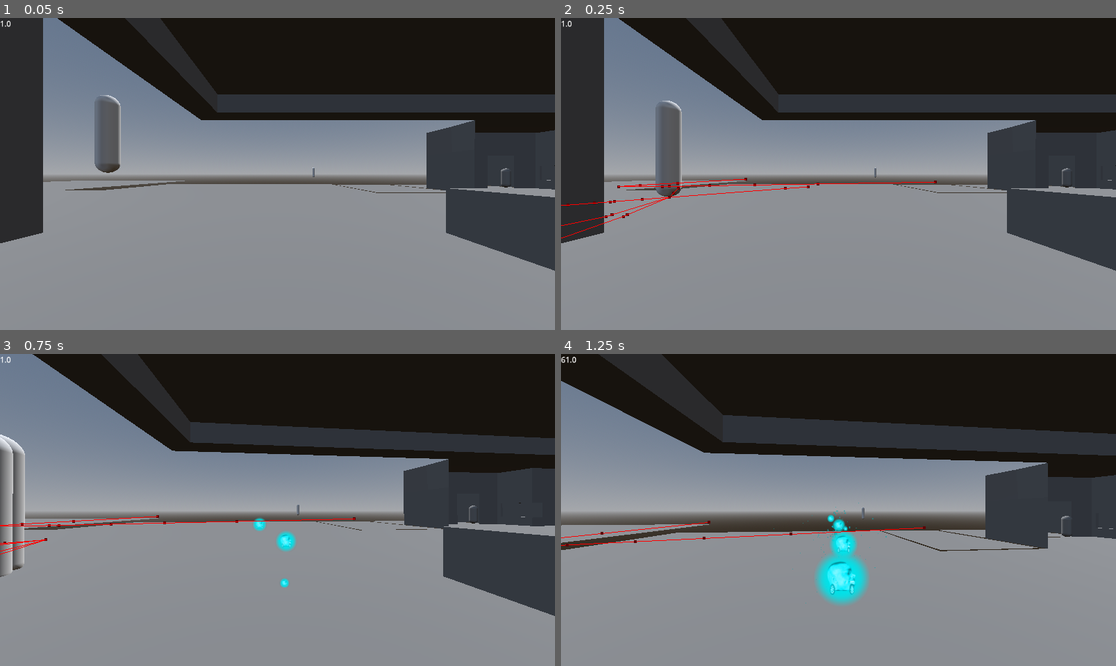
Above: before the commit, frames 1-4 (two rows, left to right).
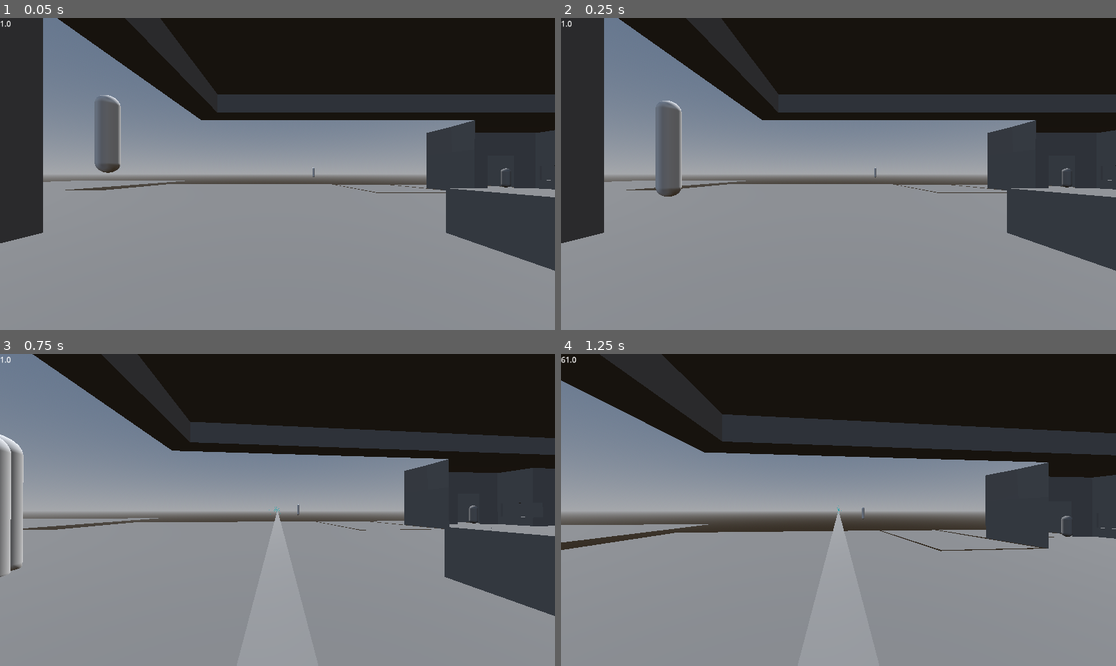
Above: after the commit, the same moments.

Repository: mFieldHouses/phase-two-the-dre-files
Game: Godot game, scene res://scenes/base_scene.tscn
Same seed, same stepped clock (60 frames per second), same inputs: the game is played once before the commit and once after it.
Inputs (mouse positions are in pixels of both pictures, inside the frame that each line leads up to):
- Up to frame 1 (0.05 s): no input
- Up to frame 2 (0.25 s): no input
- Up to frame 3 (0.75 s): move the mouse to (305, 510) at 0.52 s; press the mouse at (305, 510) at 0.53 s; hold W (forward) from 0.53 s (still down)
- Up to frame 4 (1.25 s): keep holding W (forward); tap Space (jump) at 0.77 s

Frame 1 is identical in both runs. In frame 2, 0.4% of the frame differs, in the area x 0-68%, y 51-71%; in frame 3, 1.2%; in frame 4, 2.6%, in the area x 0-100%, y 0-81%.

Commit message:
v1 positron ray

Diff:
--- a/scenes/base_scene.tscn
+++ b/scenes/base_scene.tscn
@@ -1,8 +1,9 @@
-[gd_scene load_steps=15 format=3 uid="uid://deh5bo4gy3xt8"]
+[gd_scene load_steps=19 format=3 uid="uid://deh5bo4gy3xt8"]
 
 [ext_resource type="Texture2D" uid="uid://b4lbp8gysjntr" path="res://steveolenski-2197064075.jpg" id="1_gf1bn"]
 [ext_resource type="Script" uid="uid://ba5jmmlk01dbe" path="res://scenes/character_body_3d.gd" id="1_ha2ph"]
 [ext_resource type="PackedScene" uid="uid://btahjfqrgbbm7" path="res://scenes/main.tscn" id="2_ha2ph"]
+[ext_resource type="Texture2D" uid="uid://df1f0fpqf6f6a" path="res://assets/positron.png" id="3_mryrf"]
 [ext_resource type="Script" uid="uid://c7q2884cr78hx" path="res://scenes/player_ui.gd" id="3_pmxr0"]
 [ext_resource type="PackedScene" uid="uid://cm7cfedd4qe2x" path="res://scenes/practice_target.tscn" id="4_osw8o"]
 
@@ -14,15 +15,35 @@
 [sub_resource type="BoxShape3D" id="BoxShape3D_qcxwf"]
 size = Vector3(53.157074, 1.3828125, 18.334534)
 
+[sub_resource type="BoxMesh" id="BoxMesh_pmxr0"]
+size = Vector3(0.25, 0.25, 0.25)
+
+[sub_resource type="StandardMaterial3D" id="StandardMaterial3D_01ccw"]
+transparency = 1
+no_depth_test = true
+shading_mode = 0
+albedo_texture = ExtResource("3_mryrf")
+billboard_mode = 3
+billboard_keep_scale = true
+particles_anim_h_frames = 1
+particles_anim_v_frames = 1
+particles_anim_loop = false
+
+[sub_resource type="PlaneMesh" id="PlaneMesh_xfs1y"]
+material = SubResource("StandardMaterial3D_01ccw")
+size = Vector2(0.3, 0.3)
+orientation = 2
+
+[sub_resource type="Curve" id="Curve_s3p6v"]
+_data = [Vector2(0, 0), 0.0, 0.0, 0, 0, Vector2(0.10106383, 1), -2.9445782, -2.9445782, 0, 0, Vector2(1, 0), -0.31459183, 0.0, 0, 0]
+point_count = 3
+
 [sub_resource type="CapsuleShape3D" id="CapsuleShape3D_osw8o"]
 
 [sub_resource type="CylinderMesh" id="CylinderMesh_ha2ph"]
 top_radius = 0.35
 bottom_radius = 0.45
 height = 1.8
-
-[sub_resource type="BoxMesh" id="BoxMesh_pmxr0"]
-size = Vector3(0.25, 0.25, 0.25)
 
 [sub_resource type="ProceduralSkyMaterial" id="ProceduralSkyMaterial_ha2ph"]
 
@@ -63,16 +84,33 @@
 current = true
 fov = 80.0
 
+[node name="PositronHitRay" type="RayCast3D" parent="player/Camera3D"]
+transform = Transform3D(1, 0, 0, 0, 1, 0, 0, 0, 1, 0, -0.59750265, 0)
+target_position = Vector3(0, 0, -100)
+collision_mask = 5
+
+[node name="PositronBeamMesh" type="MeshInstance3D" parent="player/Camera3D"]
+transform = Transform3D(1, 0, 0, 0, 1, 0, 0, 0, 1, 0, -0.6, 0.040966034)
+mesh = SubResource("BoxMesh_pmxr0")
+skeleton = NodePath("../..")
+
+[node name="PositronHitParticles" type="CPUParticles3D" parent="player/Camera3D"]
+amount = 500
+lifetime = 0.4
+mesh = SubResource("PlaneMesh_xfs1y")
+spread = 180.0
+gravity = Vector3(0, -50, 0)
+initial_velocity_max = 30.0
+damping_min = 70.0
+damping_max = 100.0
+scale_amount_min = 0.0
+scale_amount_curve = SubResource("Curve_s3p6v")
+
 [node name="CollisionShape3D" type="CollisionShape3D" parent="player"]
 shape = SubResource("CapsuleShape3D_osw8o")
 
 [node name="MeshInstance3D" type="MeshInstance3D" parent="player"]
 mesh = SubResource("CylinderMesh_ha2ph")
-
-[node name="Positronhitray" type="RayCast3D" parent="player"]
-transform = Transform3D(1, 0, 0, 0, 1, 0, 0, 0, 1, 0, 0.6, -0.4)
-target_position = Vector3(0, 0, -100)
-collision_mask = 4
 
 [node name="BulletOrigin" type="Node3D" parent="player"]
 transform = Transform3D(1, 0, 0, 0, 1, 0, 0, 0, 1, 0.5714245, -0.18520963, -0.42741776)
@@ -90,10 +128,6 @@
 layout_mode = 0
 offset_right = 40.0
 offset_bottom = 23.0
-
-[node name="positron_beam" type="MeshInstance3D" parent="player"]
-transform = Transform3D(1, 0, 0, 0, 1, 0, 0, 0, 1, 0, 0, -0.3590355)
-mesh = SubResource("BoxMesh_pmxr0")
 
 [node name="Sprite3D" type="Sprite3D" parent="."]
 transform = Transform3D(0.9999905, 0, 0.0043632835, 0, 1, 0, -0.0043632835, 0, 0.9999905, 70.280365, -1.7282529, -87.60371)
--- a/scenes/character_body_3d.gd
+++ b/scenes/character_body_3d.gd
@@ -23,6 +23,7 @@
 var previous_camera_rotation_y : float = 0
 
 var shoot_timeout : float = 0
+var shooting : bool = false
 @onready var camera : Camera3D = $Camera3D
 
 var camera_position := 0
@@ -55,27 +56,10 @@
 	previous_camera_rotation_x = camera.rotation.x
 	previous_camera_rotation_y = rotation.y
 
-	# shooting mechanic
-	if Input.is_action_pressed("shoot"):
-		if shoot_timeout <= 0:
-			if $Positronhitray.is_colliding():
-				$Positronhitray.get_collider().damage(5, 1)
-
-			shoot_timeout = 0.05
-			var positron_projectile = preload("res://scenes/positron.tscn").instantiate()
-			get_parent().add_child(positron_projectile)
-			positron_projectile.global_position = global_position
-
-			positron_projectile.get_node("hit_detect").monitoring = false
-			positron_projectile.get_node("player_detect").body_exited.connect(func(_x): positron_projectile.get_node("hit_detect").monitoring = true) #ook als hij binnen de timeout al buiten de player komt en de vloer raakt
-			await get_tree().create_timer(0.08).timeout #kleine delay om zeker te weten dat ie uit de buurt van de player is
-			if positron_projectile:
-				positron_projectile.get_node("hit_detect").monitoring = true
-
-		else:
-			shoot_timeout -= delta
-
-		# ik heb zoveel mogelijk code in de positron zelf gezet zodat het gemakkelijker te vinden en aan te passen is
+	$Camera3D/PositronBeamMesh.visible = shooting
+	$Camera3D/PositronHitParticles.emitting = shooting
+	if shooting:
+		update_positron_beam()
 
 	# positie camera veranderen
 	if Input.is_action_just_pressed("switch_camera"):
@@ -86,11 +70,7 @@
 			camera_position = 0
 			camera.position = Vector3(0, 0.6, -0.4)
 
-
-	$Positronhitray.rotation.x = camera.rotation.x
-
 	move_and_slide()
-
 
 
 func _input(event):
@@ -106,6 +86,23 @@
 			sprinting = false
 			tween_camera_fov(DEFAULT_FOV)
 
+	elif event.is_action("shoot"):
+		shooting = event.is_pressed()
+
+func update_positron_beam() -> void: ##Updates the scale.z and position.z based on the collision point of PositronHitRay and updates the position of Camera3D/PositronHit
+	var _length : float
+	if $Camera3D/PositronHitRay.is_colliding():
+		_length = ($Camera3D/PositronHitRay.get_collision_point() - global_position).length()
+	else:
+		_length = 100.0
+
+	$Camera3D/PositronBeamMesh.mesh.size.z = _length
+	$Camera3D/PositronBeamMesh.position.z = _length / -2.0 #negatieve Z is naar voren
+	$Camera3D/PositronHitParticles.position.z = -_length #particles zijn relatief aan camera dus we hoeven alleen z coordinaat aan te passen
+
+
+
+
 func tween_camera_fov(new_fov : float, tween_time : float = 0.3) -> void:
 	var _tween = create_tween()
 	_tween.set_trans(Tween.TRANS_CUBIC)
--- a/scenes/practice_target.gd
+++ b/scenes/practice_target.gd
@@ -18,7 +18,6 @@
 			move()
 	velocity += get_gravity() * delta
 	move_and_slide()
-
 
 func idle():
 	velocity = Vector3.ZERO
--- a/scenes/practice_target.tscn
+++ b/scenes/practice_target.tscn
@@ -26,6 +26,5 @@
 
 [node name="NavigationAgent3D" type="NavigationAgent3D" parent="."]
 target_desired_distance = 10.0
-debug_enabled = true
 
 [connection signal="target_reached" from="NavigationAgent3D" to="." method="_on_navigation_agent_3d_target_reached"]
